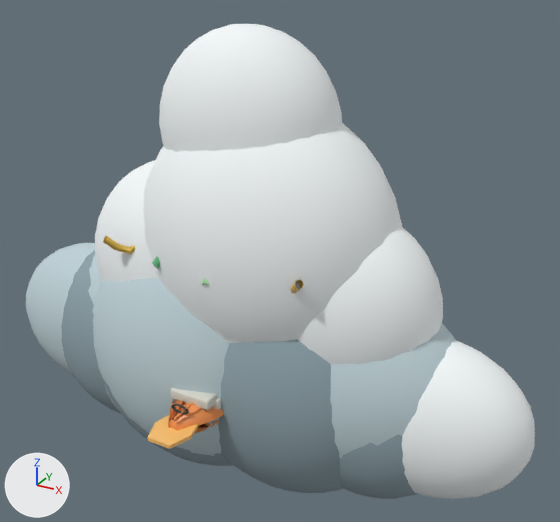
What one commit did to the glTF model public/places/models/places-world.glb.
The view is the same before and after, from a 50 mm camera at (1.196, -1.948, 1.377) aimed at (0.086, 0.071, 0.367). The axes (+X, +Y, +Z) are drawn at lower left. The lights are the same throughout. The older version comes first. Where no turn or scale is listed for an object, it has been applied to the vertices. Vertices at exactly the same position are counted once.

Objects in the first picture: 'ambient_korean-pavilion_mesh', 'cloud_cumulus_mesh', 'cloud_storm_mesh', 'cloud_stratus_mesh', 'kayak_mesh', 'paddle_mesh' and 1 more.
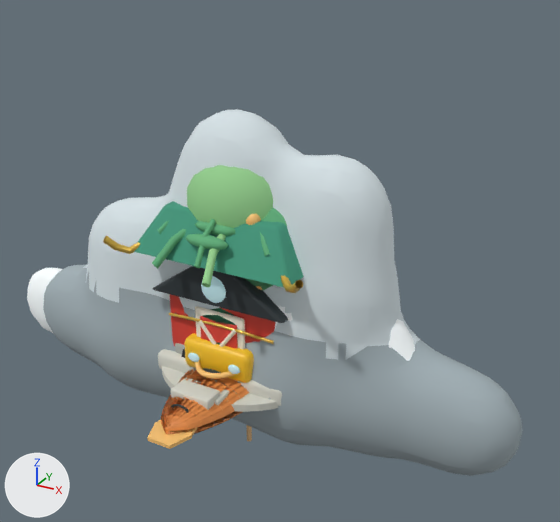
Boxes (x1, y1, x2, y2) around the edits, measured in the pictures (560 x 522 px):
'cloud_storm_mesh', deleted: before (61, 24, 443, 499)
    faces in mat_cloud_white (white #f5f9fa): (95, 24, 443, 365)
    faces in mat_storm_cloud (greyish cyan #8ea2aa): (61, 250, 417, 499)
'cloud_storm sculpt', added: after (43, 109, 523, 476)
    faces in mat_storm_cloud (grey #a2afb5): (43, 265, 523, 476)
    faces in mat_cloud_blue_shadow (light grey #d4dfe3): (83, 109, 420, 360)
'cloud_stratus_mesh', deleted: before (26, 243, 535, 499)
    faces in mat_cloud_white (white #f5f9fa): (402, 340, 535, 499)
    faces in mat_cloud_blue_shadow (pale blue #bfd1d7): (26, 243, 456, 458)
'cloud_cumulus_mesh', deleted: before (93, 278, 238, 456)
    faces in mat_cloud_blue_shadow (pale blue #bfd1d7): (93, 278, 229, 456)
'kayak_mesh', reshaped: before (168, 399, 224, 433); after (161, 361, 249, 434)
'cloud_stratus sculpt', added (mostly hidden): after (27, 268, 415, 361)
'cloud_cumulus sculpt', added (mostly hidden): after (275, 305, 293, 328)
part 1 of me_torus, reshaped: before (168, 399, 224, 433); after (161, 368, 249, 434)
'ambient_korean-pavilion_mesh', unchanged, uncovered by the edit: before (103, 236, 303, 410); after (103, 201, 304, 410)
'ambient_barn_mesh', unchanged, uncovered by the edit: after (153, 266, 288, 349)
'scenery_malatya_mesh', unchanged, uncovered by the edit: after (187, 165, 287, 290)
'scenery_new-york_mesh', unchanged, uncovered by the edit: after (181, 334, 254, 383)

Edits to the bpy script that builds the scene:
```text
Change mat_cloud_blue_shadow:
    mat_cloud_blue_shadow.base_color: (0.52, 0.64, 0.68) -> (0.66, 0.74, 0.77)  # pale blue #bfd1d7 -> light grey #d4dfe3
    add mat_cloud_blue_shadow.emission_color = (0.0192, 0.024, 0.0252)  # black #262b2c
    add mat_cloud_blue_shadow.emission_strength = 1.0
Change mat_cloud_white:
    add mat_cloud_white.emission_strength = 1.0
Change mat_storm_cloud:
    mat_storm_cloud.base_color: (0.27, 0.36, 0.4) -> (0.36, 0.43, 0.46)  # greyish cyan #8ea2aa -> grey #a2afb5
Change me_torus:
    used by ob_kayak_mesh; location = (0.0, -0.39, 0.045)
    remove me_torus.from_pydata(...)  # 1676 vertices, 3264 faces; spans x -0.145..0.145, y -0.04..0.82, z -0.126..0.049
    add me_torus.from_pydata(...)  # 2378 vertices, 4632 faces; spans x -0.148..0.148, y -0.07..0.85, z -0.128..0.049
    me_torus part 1: 5 vertices moved from x -0.113..0.004, y 0.58..0.82, z -0.084..-0.007 to x -0.072..0.008, y 0.773..0.85, z -0.068..-0.001; 93 vertices removed from x -0.145..0.145, y -0.04..0.82, z -0.126..0.026; 795 vertices added at x -0.148..0.148, y -0.07..0.85, z -0.128..0.03
Add me_mesh_001:
    me_mesh_001.from_pydata(...)  # 1095 vertices, 2186 faces; spans x -1.0..0.91, y -0.12..0.11, z -0.16..0.43
    me_mesh_001.materials.append(mat_cloud_white)  # white #f7fcfd
Add me_mesh_002:
    me_mesh_002.from_pydata(...)  # 1479 vertices, 2954 faces; spans x -0.9..0.91, y -0.19..0.2, z -0.23..0.86
    # faces by material slot: [1663, 1291]
    me_mesh_002.materials.append(mat_storm_cloud)  # grey #a2afb5
    me_mesh_002.materials.append(mat_cloud_blue_shadow)  # light grey #d4dfe3
Add me_mesh:
    me_mesh.from_pydata(...)  # 1201 vertices, 2398 faces; spans x -0.83..0.83, y -0.17..0.18, z -0.19..0.78
    me_mesh.materials.append(mat_cloud_white)  # white #f7fcfd
Remove ob_cloud_cumulus_mesh:
    ob_cloud_cumulus_mesh = bpy.data.objects.new('cloud_cumulus_mesh', me_sphere_007)
    ob_cloud_cumulus_mesh.location = (-0.42, 0.0, 0.0)
Remove ob_cloud_storm_mesh:
    ob_cloud_storm_mesh = bpy.data.objects.new('cloud_storm_mesh', me_sphere_021)
    ob_cloud_storm_mesh.location = (-0.46, 0.0, 0.0)
Remove ob_cloud_stratus_mesh:
    ob_cloud_stratus_mesh = bpy.data.objects.new('cloud_stratus_mesh', me_sphere_014)
    ob_cloud_stratus_mesh.location = (-0.62, 0.0, 0.02)
Add ob_cloud_stratus_sculpt:
    ob_cloud_stratus_sculpt = bpy.data.objects.new('cloud_stratus sculpt', me_mesh_001)
    ob_cloud_stratus_sculpt.location = (0.0, 0.0, 0.0)
Add ob_cloud_storm_sculpt:
    ob_cloud_storm_sculpt = bpy.data.objects.new('cloud_storm sculpt', me_mesh_002)
    ob_cloud_storm_sculpt.location = (0.0, 0.0, 0.0)
Add ob_cloud_cumulus_sculpt:
    ob_cloud_cumulus_sculpt = bpy.data.objects.new('cloud_cumulus sculpt', me_mesh)
    ob_cloud_cumulus_sculpt.location = (0.0, 0.0, 0.0)
```
